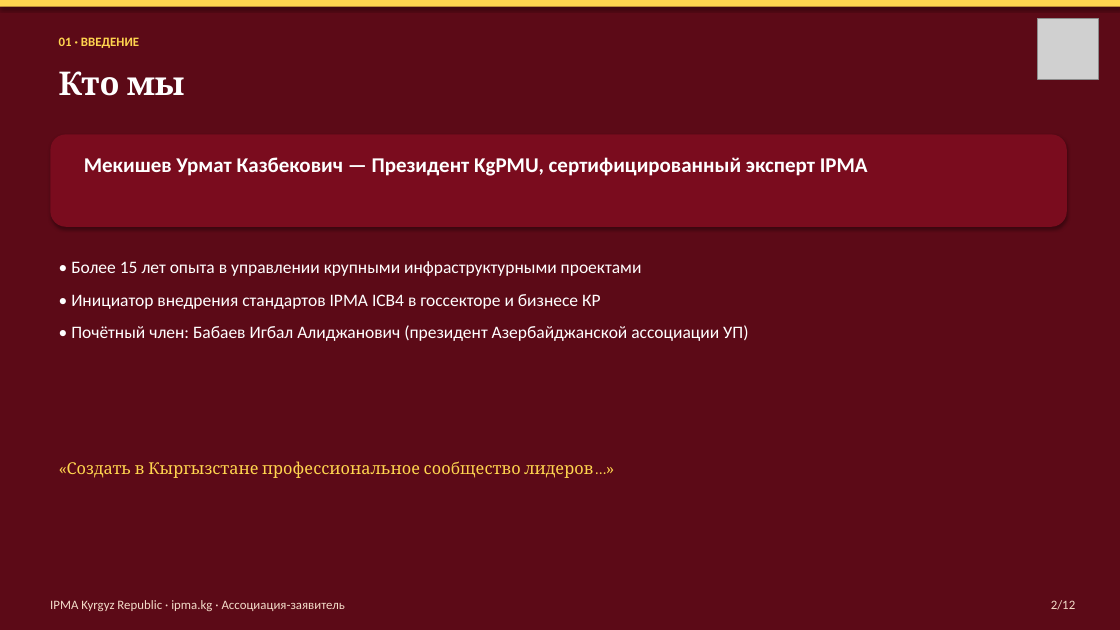
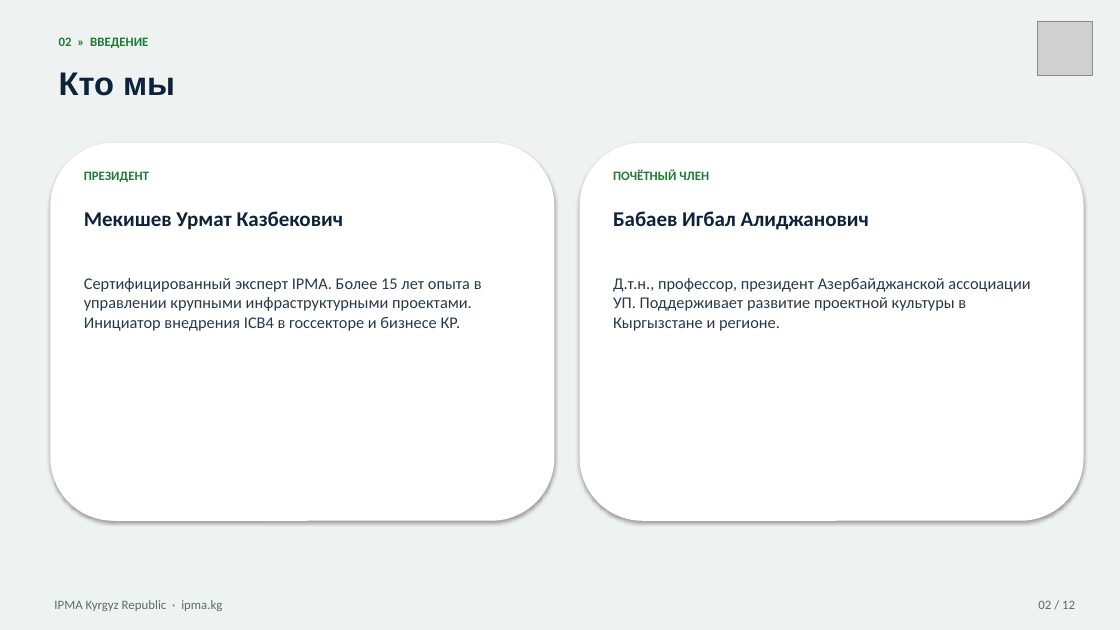
Before and after one commit to umekishev/umekishev, a slide deck: slide 2 of presentations/IPMA_Kyrgyzstan_CoD_Presentation.pptx. Drawn at 1120x630 pixels with LibreOffice and Linux fonts; fonts in the diff are those of the drawing; grey boxes stand for pictures. Boxes give left, top, right and bottom in pixels: in the first picture for what was removed or moved away, otherwise in the second. Text is boxed around its words. In the diff, an @@ line names an element or a change of style, - is before the commit and + after.

```diff
--- a/presentations/IPMA_Kyrgyzstan_CoD_Presentation.pptx
+++ b/presentations/IPMA_Kyrgyzstan_CoD_Presentation.pptx
@@ rectangle at [0, 0, 1120, 630]: fill #5C0A17 to #EEF2F1 @@
@@ rectangle removed at [0, 0, 1120, 7] @@
@@ picture: place and size @@
-picture at [1038, 18, 1098, 79]
+picture at [1038, 21, 1092, 76]
@@ text "Кто мы" at [59, 72, 175, 96]: font Cambria to Arial, text colour #FFFFFF to #0D223B @@
@@ text at [59, 37, 148, 48]: text changed; text colour #FFD54F to #1F7A34 @@
-01 · ВВЕДЕНИЕ
+02 » ВВЕДЕНИЕ
@@ rounded rectangle removed at [50, 134, 1067, 227] @@
@@ rounded rectangle added at [50, 143, 555, 521], fill #FFFFFF @@
@@ rounded rectangle added at [580, 143, 1084, 521], fill #FFFFFF @@
@@ text added at [84, 171, 149, 182], 11 pt, text #1F7A34, bold @@
+ПРЕЗИДЕНТ
@@ text added at [613, 170, 709, 180], 11 pt, text #1F7A34, bold @@
+ПОЧЁТНЫЙ ЧЛЕН
@@ text at [84, 211, 343, 230]: text changed; text colour #FFFFFF to #0D223B @@
-Мекишев Урмат Казбекович — Президент KgPMU, сертифицированный эксперт IPMA
+Мекишев Урмат Казбекович
@@ text added at [613, 211, 869, 230], 18 pt, text #0D223B, bold @@
+Бабаев Игбал Алиджанович
@@ text at [84, 278, 482, 331]: text changed; size 15 to 14 pt; text colour #FFFFFF to #28394A @@
-• Более 15 лет опыта в управлении крупными инфраструктурными проектами
-• Инициатор внедрения стандартов IPMA ICB4 в госсекторе и бизнесе КР
-• Почётный член: Бабаев Игбал Алиджанович (президент Азербайджанской ассоциации УП)
+Сертифицированный эксперт IPMA. Более 15 лет опыта в управлении крупными инфраструктурными проектами. Инициатор внедрения ICB4 в госсекторе и бизнесе КР.
@@ text added at [613, 278, 1030, 331], 14 pt, text #28394A @@
+Д.т.н., профессор, президент Азербайджанской ассоциации УП. Поддерживает развитие проектной культуры в Кыргызстане и регионе.
@@ text removed at [67, 461, 593, 478] @@
-«Создать в Кыргызстане профессиональное сообщество лидеров…»
@@ text at [54, 600, 222, 611]: text changed; text colour #F3DCC9 to #5C6B72 @@
-IPMA Kyrgyz Republic · ipma.kg · Ассоциация-заявитель
+IPMA Kyrgyz Republic · ipma.kg
@@ text at [1038, 600, 1075, 609]: text changed; text colour #F3DCC9 to #5C6B72 @@
-2/12
+02 / 12
```
Also in this commit, not shown: 10 other slides changed, 1 slide added, 1 slide removed, 1 other file.
